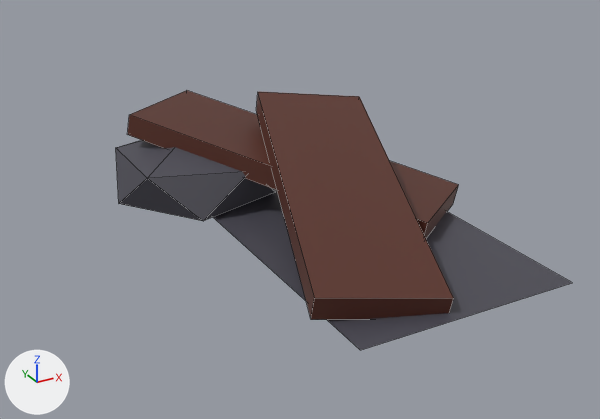
The FBX model Assets/Resources/Models/Props/Junk.fbx, before and after one commit.
One viewpoint serves both versions: a 50 mm lens placed at (-1.07, -1.772, 0.92), pointed at (-0.14, -0.082, 0.075). Arrows for +X, +Y and +Z are at lower left; the lights stay in place. Mesh edges are drawn as thin lines.
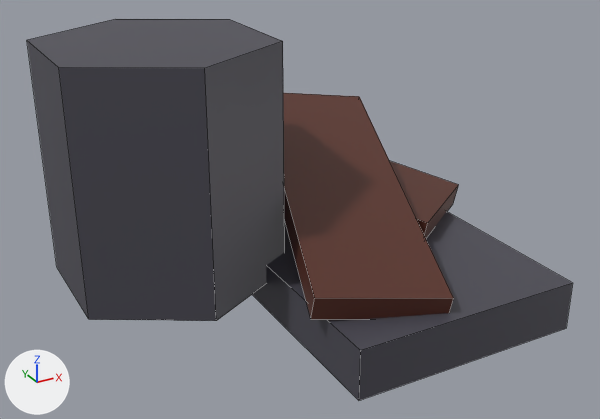
Changed parts and their boxes (x1, y1, x2, y2) in the pictures (600 x 419 px):
'Plane', reshaped (20% wider, 46% taller)
    before: (116, 90, 572, 350)
    after: (27, 19, 573, 400)
part 1 of me_plane_001, added
    after: (27, 19, 285, 321)
part 2 of me_plane_001, added
    after: (252, 266, 573, 400)

Edits to the bpy script that builds the scene:
```text
Change me_plane_001:
    where me_plane_001.from_pydata(...)  # 32 vertices, 33 faces; spans x -0.486..0.358, y -0.6..0.6, z -0.065..0.271
    used by ob_plane; location = (0.0, 0.0, 0.0)
    verts and faces of me_plane_001; kept vertices keep their numbers, new ones are numbered from 32
    before: 0 (-0.288, -0.6, 0.0) at pixel (360, 350), 1 (0.288, -0.6, 0.0) at pixel (572, 282), 2 (-0.288, 0.6, 0.0), 3 (0.288, 0.6, 0.0)
    me_plane_001 part 1: a new loose piece, a 6-sided cylinder along z spanning x -0.711..-0.217, y -0.285..0.285, z -0.048..0.522, in mat_material (dark grey #4a4953)
    me_plane_001 part 2
    add for new, old in zip([*range(32, 36)], [*range(0, 4)]): verts[new] = verts[old] + (0.0, 0.0, -0.121)
    add faces += [(32, 34, 35, 33), (1, 33, 35, 3), (0, 2, 34, 32), (2, 3, 35, 34), (0, 32, 33, 1)]  # mat_material (dark grey #4a4953)
```
